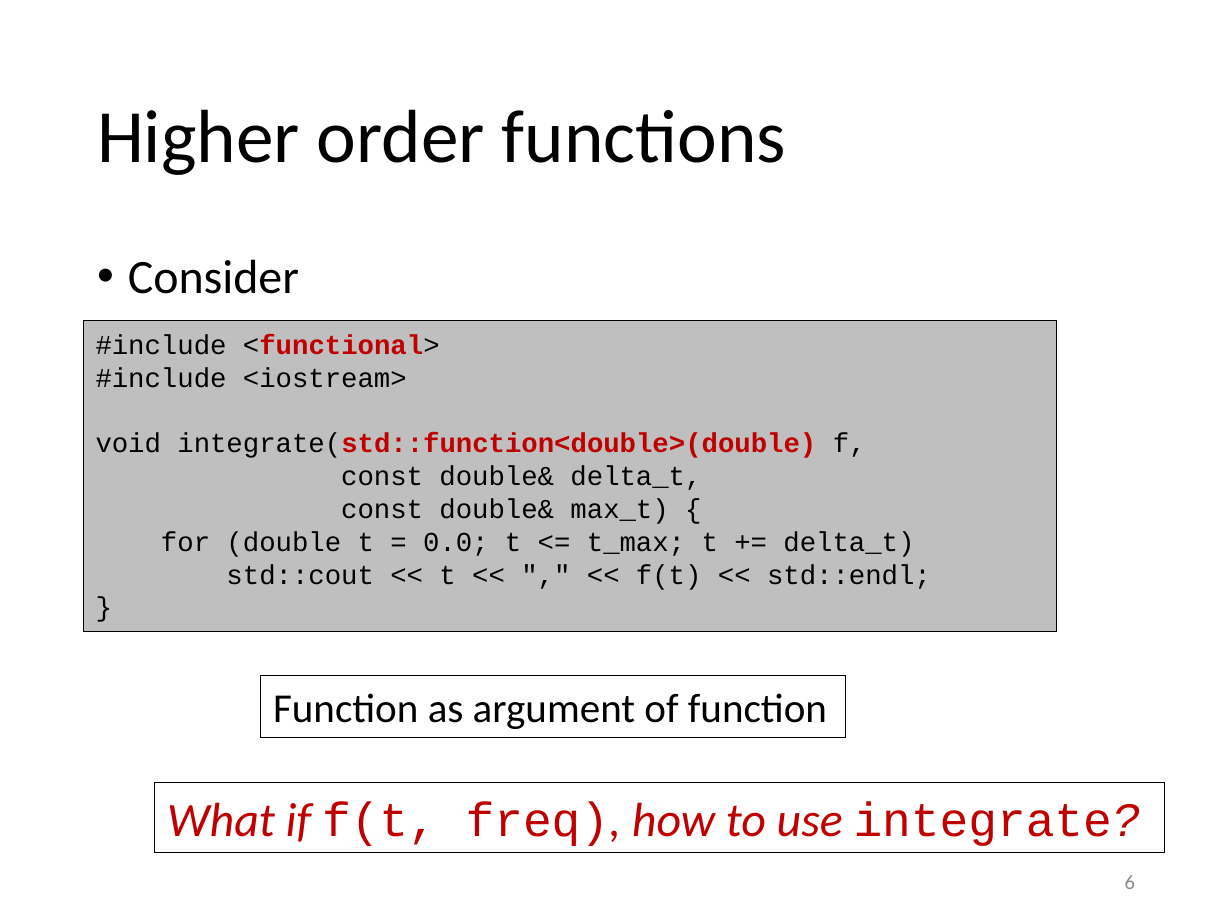
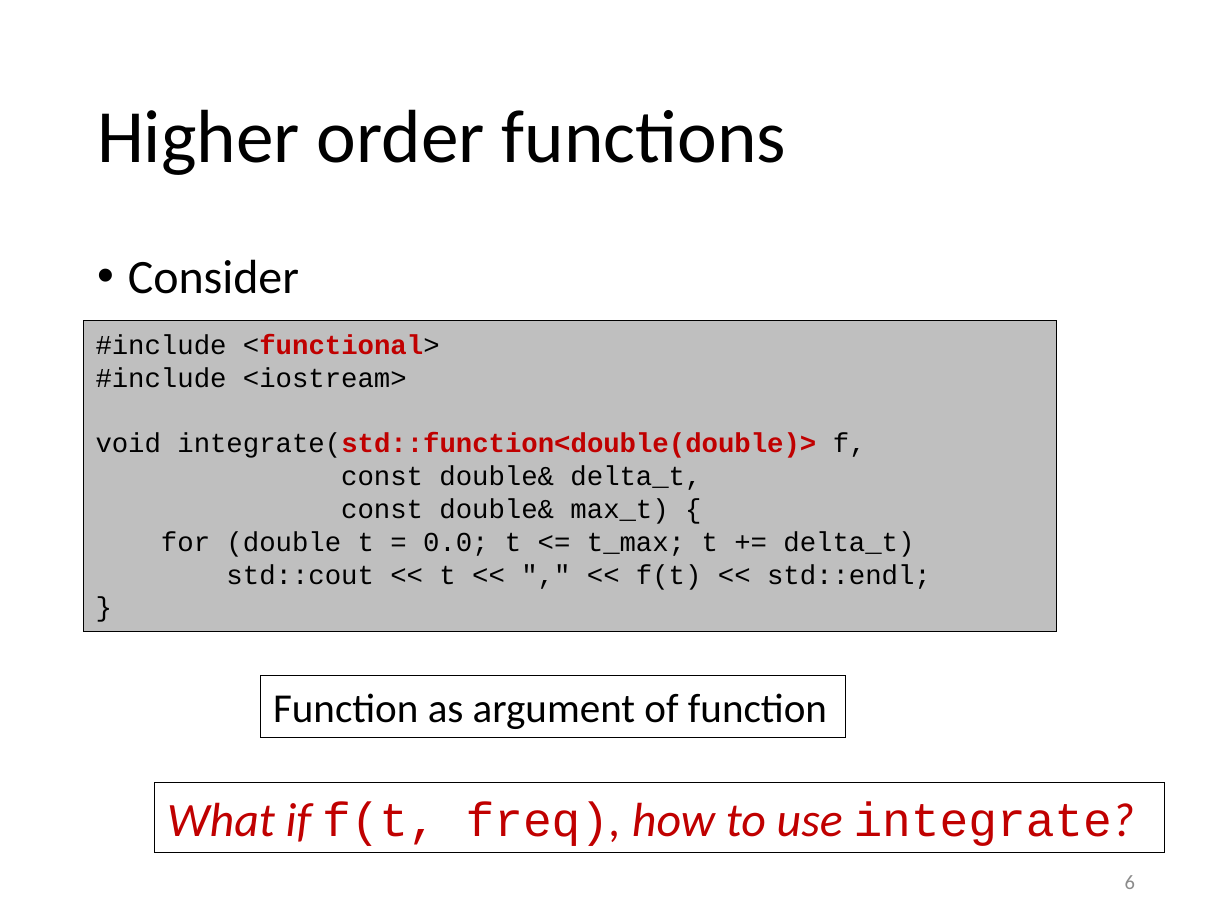
Before and after one commit to gjbex/training-material, a slide deck: slide 6 of CPlusPlus/05_essential_cpp_templates.pptx. Drawn at 1232x924 pixels with LibreOffice and Linux fonts; fonts in the diff are those of the drawing. Boxes give left, top, right and bottom in pixels: in the first picture for what was removed or moved away, otherwise in the second. Text is boxed around its words. In the diff, an @@ line names an element or a change of style, - is before the commit and + after.

Commit message:
Fixed syntax error

```diff
--- a/CPlusPlus/05_essential_cpp_templates.pptx
+++ b/CPlusPlus/05_essential_cpp_templates.pptx
@@ text in rectangle at [96, 433, 866, 458]: text changed @@
-void integrate(std::function<double>(double) f,
+void integrate(std::function<double(double)> f,
@@ rectangle "What if f(t, freq), how ..." at [155, 782, 1165, 853]: font Courier New to Calibri in "integrate?" @@
```
